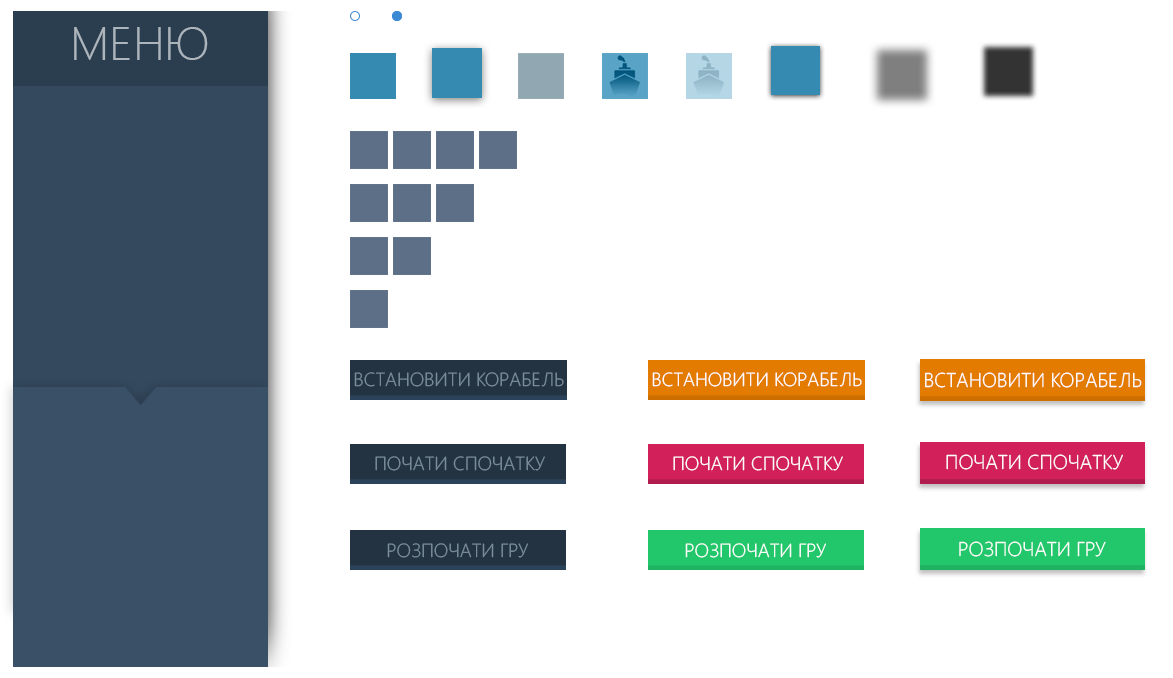
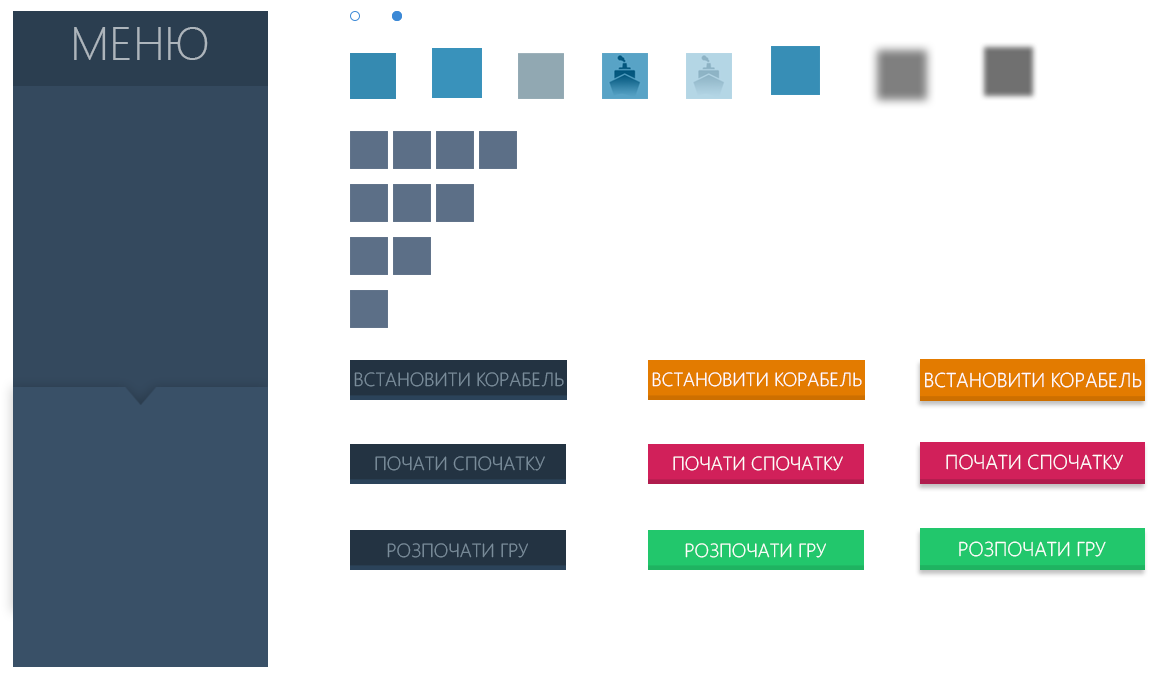
Before/after of a 1173×678 layered artwork. What changed in the layer stack:
hid "Слой 8" over 268, 11, 290, 667
